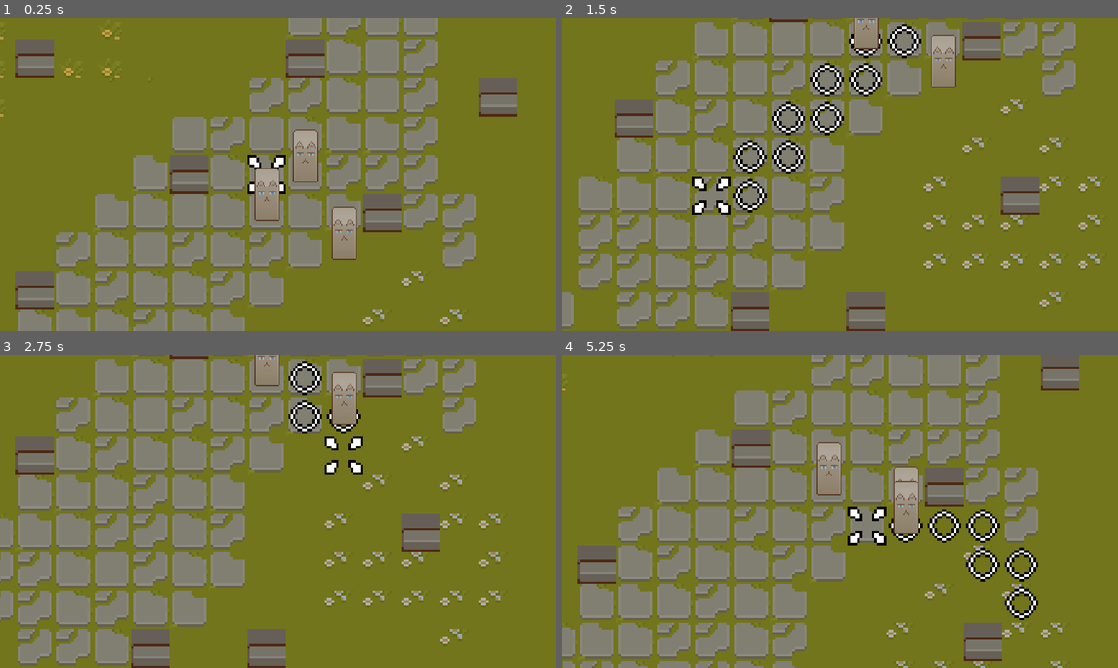
Above: before the commit, frames 1-4 (two rows, left to right).
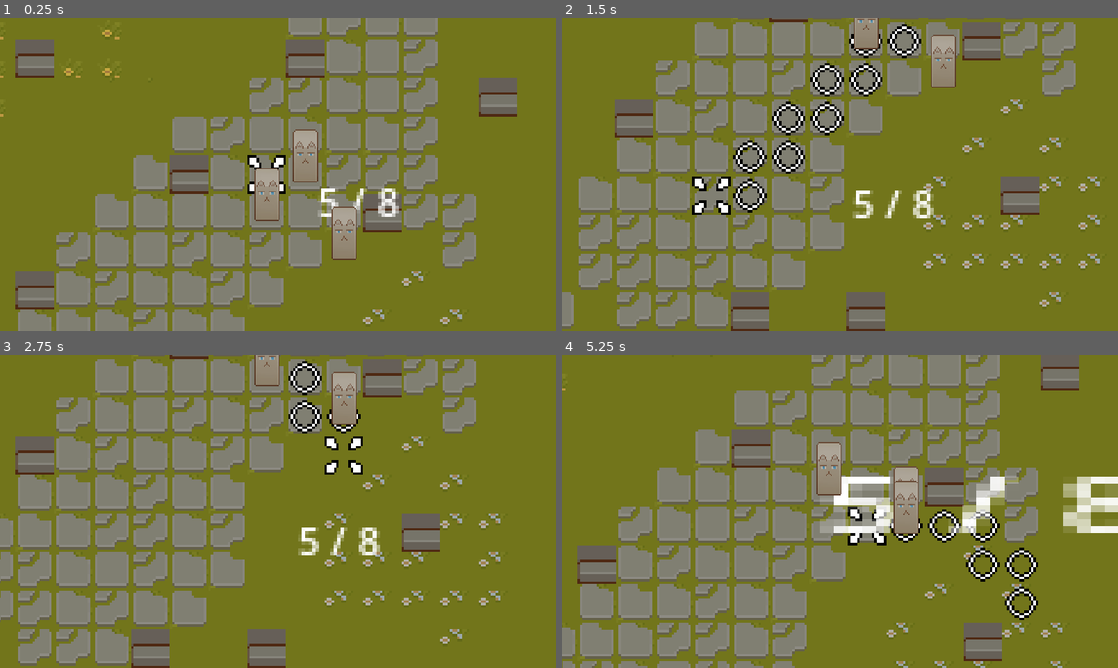
Above: after the commit, the same moments.

Repository: yuivan0352/godot-element-game
Game: Godot game, scene res://World.tscn
Two runs of this game, one before a commit and one after it. Both use one fixed random seed, a clock stepped at 60 frames per second and the inputs below.
Inputs (mouse positions are in pixels of both pictures, inside the frame that each line leads up to):
- Up to frame 1 (0.25 s): no input
- Up to frame 2 (1.5 s): tap Enter at 0.5 s; move the mouse to (962, 158) at 0.52 s; hold S (cam_down) 0.53-1.28 s; tap Space at 1.25 s; move the mouse to (728, 190) at 1.27 s; tap A (cam_left) at 1.35 s
- Up to frame 3 (2.75 s): tap Enter at 2 s; move the mouse to (333, 442) at 2.02 s; hold D (cam_right) from 2.03 s (still down)
- Up to frame 4 (5.25 s): tap Space at 2.75 s; move the mouse to (812, 574) at 2.77 s; release D (cam_right) at 2.78 s; tap W (cam_up) at 2.85 s; tap Enter at 3.5 s; move the mouse to (1006, 558) at 3.52 s; press the mouse at (1006, 558) at 3.53 s; move the mouse to (673, 464) at 4.27 s; release the mouse at (673, 464) at 4.28 s; tap S (cam_down) at 4.35 s; move the mouse to (867, 511) at 5.02 s; hold A (cam_left) from 5.03 s (still down)

The runs differ from the first frame. In frame 1, 0.5% of the frame differs, in the area x 57-72%, y 54-64%; in frame 2, 0.6%; in frame 3, 0.6%; in frame 4, 3.6%, in the area x 46-100%, y 38-57%.

Commit message:
stat ui additions
added nodes and need to get active_char details

Diff:
--- a/OverviewCamera.gd
+++ b/Camera/OverviewCamera.gd
@@ -5,6 +5,10 @@
 var inputX : int
 var inputY : int
 var tween : Tween
+var active_char : Character
+
+func set_active(char):
+	active_char = char
 
 func track_char_cam(character: Character):
 	transition_camera(self, character.find_child("CharacterCamera"))
@@ -45,7 +49,6 @@
 
 func _process(delta):
 	if transitioning == false:
-		print(global_position)
 		inputX = int(Input.is_action_pressed("cam_right")) - int(Input.is_action_pressed("cam_left"))
 		inputY = int(Input.is_action_pressed("cam_down")) - int(Input.is_action_pressed("cam_up"))
 
--- /dev/null
+++ b/Camera/OverviewCamera.tscn
@@ -0,0 +1,16 @@
+[gd_scene load_steps=3 format=3 uid="uid://66bfojldfelb"]
+
+[ext_resource type="Script" path="res://Camera/OverviewCamera.gd" id="1_mmlud"]
+[ext_resource type="PackedScene" uid="uid://gymja1x7cn2o" path="res://UI/StatUI.tscn" id="2_aju0a"]
+
+[node name="OverviewCamera" type="Camera2D"]
+zoom = Vector2(5, 5)
+limit_left = 0
+limit_top = -32
+limit_right = 256
+limit_bottom = 256
+limit_smoothed = true
+rotation_smoothing_enabled = true
+script = ExtResource("1_mmlud")
+
+[node name="StatUI" parent="." instance=ExtResource("2_aju0a")]
--- a/Character/Character.gd
+++ b/Character/Character.gd
@@ -13,8 +13,18 @@
 var is_active_char: bool
 signal turn_complete
 signal char_moving
+# just to test health
+signal health_changed
 
 func _ready():
+	print("Health: %s" % char_stats.health)
+	print("Armor Class: %s" % char_stats.armor_class)
+	print("Strength: %s" % char_stats.strength)
+	print("Dexterity: %s" % char_stats.dexterity)
+	print("Constitution: %s" % char_stats.constitution)
+	print("Intelligence: %s" % char_stats.intelligence)
+	print("Wisdom: %s" % char_stats.wisdom)
+	print("Charisma: %s" % char_stats.charisma)
 	astar_grid = AStarGrid2D.new()
 	astar_grid.region = tile_map.get_used_rect()
 	astar_grid.cell_size = Vector2(16, 16)
@@ -90,5 +100,10 @@
 				target_position = tile_map.map_to_local(current_id_path.front())
 			else:
 				is_moving = false
+
+				# here just to test health
+				char_stats.health = char_stats.health - 1
+				health_changed.emit()
+
 				current_point_path.clear()
 				turn_complete.emit()
--- a/Character/Character.tscn
+++ b/Character/Character.tscn
@@ -31,3 +31,5 @@
 limit_bottom = 256
 limit_smoothed = true
 rotation_smoothing_enabled = true
+
+[connection signal="health_changed" from="." to="." method="_on_health_changed"]
--- a/Character/CharacterUI.gd
+++ /dev/null
@@ -1,11 +0,0 @@
-extends Node2D
-
-
-# Called when the node enters the scene tree for the first time.
-func _ready():
-	pass # Replace with function body.
-
-
-# Called every frame. 'delta' is the elapsed time since the previous frame.
-func _process(delta):
-	pass
--- a/Character/CharacterUI.tscn
+++ /dev/null
@@ -1,6 +0,0 @@
-[gd_scene load_steps=2 format=3 uid="uid://gymja1x7cn2o"]
-
-[ext_resource type="Script" path="res://Character/CharacterUI.gd" id="1_lll5d"]
-
-[node name="PlayerUi" type="Node2D"]
-script = ExtResource("1_lll5d")
--- a/OverviewCamera.tscn
+++ /dev/null
@@ -1,13 +0,0 @@
-[gd_scene load_steps=2 format=3 uid="uid://66bfojldfelb"]
-
-[ext_resource type="Script" path="res://OverviewCamera.gd" id="1_ik3p7"]
-
-[node name="OverviewCamera" type="Camera2D"]
-zoom = Vector2(5, 5)
-limit_left = 0
-limit_top = -32
-limit_right = 256
-limit_bottom = 256
-limit_smoothed = true
-rotation_smoothing_enabled = true
-script = ExtResource("1_ik3p7")
--- a/Stats/Basic Bender.tres
+++ b/Stats/BasicBender.tres
@@ -6,6 +6,7 @@
 resource_local_to_scene = true
 script = ExtResource("1_m3qut")
 name = ""
+max_health = 14
 health = 14
 armor_class = 13
 strength = 16
--- a/Stats/Tank Bender.tres
+++ b/Stats/TankBender.tres
@@ -6,6 +6,7 @@
 resource_local_to_scene = true
 script = ExtResource("1_bf0jc")
 name = ""
+max_health = 12
 health = 12
 armor_class = 10
 strength = 16
--- a/Stats/stat_sheet.gd
+++ b/Stats/stat_sheet.gd
@@ -4,6 +4,7 @@
 
 @export var name : String
 # Class based health die + con mod
+@export var max_health : int
 @export var health : int
 # If tank class, presume armor class is 10 + dex mod + con mod
 @export var armor_class : int
@@ -13,3 +14,6 @@
 @export var intelligence : int
 @export var wisdom : int
 @export var charisma : int
+
+func get_health():
+	return (health)
--- a/TurnQueue.gd
+++ b/TurnQueue.gd
@@ -6,6 +6,8 @@
 var prev_char : Character
 @onready var overview_camera = $"../OverviewCamera"
 
+signal active
+
 func _ready():
 	var characters = get_children()
 	active_char = get_child(0)
@@ -13,6 +15,11 @@
 	for i in characters.size():
 		characters[i].turn_complete.connect(_play_turn)
 		characters[i].char_moving.connect(transition_character_cam)
+	active.connect(pass_active)
+	active.emit()
+
+func pass_active():
+	overview_camera.set_active(active_char)
 
 func transition_character_cam():
 	overview_camera.track_char_cam(active_char)
--- /dev/null
+++ b/UI/HealthBar.tscn
@@ -0,0 +1,15 @@
+[gd_scene load_steps=2 format=3 uid="uid://cjcl1fibiecja"]
+
+[ext_resource type="Script" path="res://UI/HealthLabel.gd" id="1_t4jns"]
+
+[node name="HealthBar" type="HBoxContainer"]
+offset_right = 84.0
+offset_bottom = 40.0
+
+[node name="TextureProgressBar" type="TextureProgressBar" parent="."]
+layout_mode = 2
+
+[node name="HealthLabel" type="Label" parent="."]
+layout_mode = 2
+text = "5 / 8"
+script = ExtResource("1_t4jns")
--- /dev/null
+++ b/UI/HealthLabel.gd
@@ -0,0 +1,17 @@
+extends Label
+
+#var active_char : Character = get_parent()
+
+func _ready():
+	print(get_parent().get_parent().get_parent().get_parent().active_char)
+	#if self != null:
+		#self.text = "cock" + "/" + "penis"
+	#$Character.connect("health_changed", update)
+
+func _process(delta):
+	print(get_parent().get_parent().get_parent().get_parent().active_char)
+
+func update():
+	self
+	#if self != null:
+		#self.text = "cock" + "/" + "penis"
--- /dev/null
+++ b/UI/StatUI.gd
@@ -0,0 +1,11 @@
+extends Control
+
+@onready var character_stats : Character =
+@onready var label = $Label
+
+func _ready():
+	var max_health = character_stats.char_stats.get_health()
+	var health = max_health
+
+	if label != null:
+		label.text = str(health) + "/" + str(max_health)
--- /dev/null
+++ b/UI/StatUI.tscn
@@ -0,0 +1,19 @@
+[gd_scene load_steps=2 format=3 uid="uid://gymja1x7cn2o"]
+
+[ext_resource type="PackedScene" uid="uid://cjcl1fibiecja" path="res://UI/HealthBar.tscn" id="2_cs2rw"]
+
+[node name="StatUI" type="Control"]
+layout_mode = 3
+anchors_preset = 15
+anchor_right = 1.0
+anchor_bottom = 1.0
+grow_horizontal = 2
+grow_vertical = 2
+
+[node name="VBoxContainer" type="VBoxContainer" parent="."]
+layout_mode = 0
+offset_right = 40.0
+offset_bottom = 40.0
+
+[node name="HealthBar" parent="VBoxContainer" instance=ExtResource("2_cs2rw")]
+layout_mode = 2
